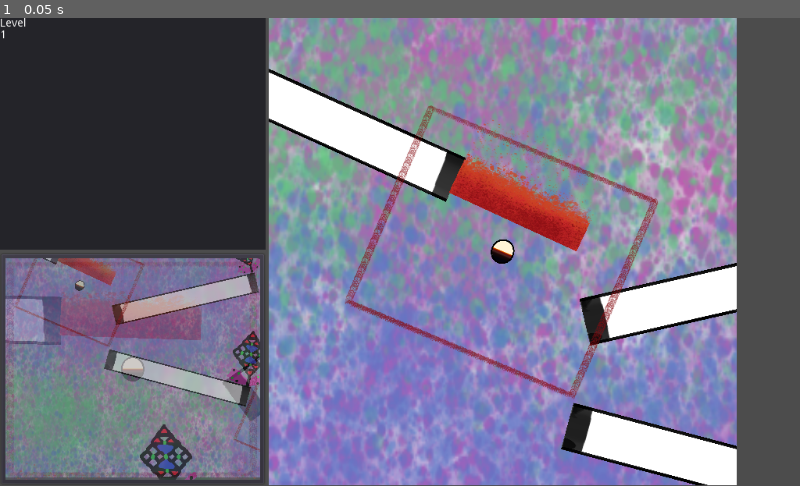
Above: before the commit, frame 1.
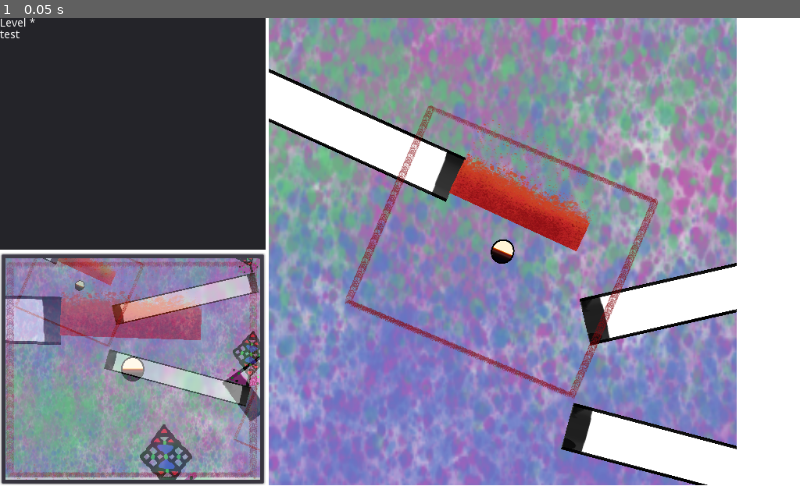
Above: after the commit, the same moment.

Repository: MariusDoe/DropInShapes
Game: Godot game, scene res://UI.tscn
Same seed, same stepped clock (60 frames per second), same inputs: the game is played once before the commit and once after it.
Inputs:
- Up to frame 1 (0.05 s): no input

The runs differ from the first frame. In frame 1, 20% of the frame differs, in the area x 0-100%, y 0-100%.

Commit message:
fixed level transision, opacity problems, added win scene

Diff:
--- /dev/null
+++ b/src/BouncyBall.tscn
@@ -0,0 +1,29 @@
+[gd_scene load_steps=5 format=2]
+
+[ext_resource path="res://Ball.gd" type="Script" id=1]
+[ext_resource path="res://football.webp" type="Texture" id=2]
+
+[sub_resource type="PhysicsMaterial" id=1]
+bounce = 0.7
+
+[sub_resource type="CircleShape2D" id=2]
+radius = 15.8015
+
+[node name="BouncyBall" type="Node2D" groups=[
+"Ball",
+]]
+script = ExtResource( 1 )
+
+[node name="RigidBody2D" type="RigidBody2D" parent="." groups=[
+"Ball",
+]]
+position = Vector2( -1.02667, 0 )
+mass = 10.0
+physics_material_override = SubResource( 1 )
+
+[node name="Sprite" type="Sprite" parent="RigidBody2D"]
+scale = Vector2( 0.03, 0.03 )
+texture = ExtResource( 2 )
+
+[node name="CollisionShape2D" type="CollisionShape2D" parent="RigidBody2D"]
+shape = SubResource( 2 )
--- a/src/GameController.gd
+++ b/src/GameController.gd
@@ -2,12 +2,15 @@
 
 var levels = [
 	preload("res://Level1.tscn"),
-	preload("res://Level2.tscn")
+	preload("res://Level2.tscn"),
 ]
+
+var win_screen = preload("res://WinScreen.tscn")
 
 var level: Level = null
 var level_index = 0
 var camera: CustomCamera
+var richtextlabel: RichTextLabel
 var draw: Draw
 var timer: Timer
 var deathtimer: Timer
@@ -23,6 +26,7 @@
 func _ready():
 	draw = get_node("HBoxContainer/VBoxContainer/DrawPanel/Draw")
 	camera = get_node("HBoxContainer/MainViewportContainer/Viewport/Camera2D")
+	richtextlabel = get_node("HBoxContainer/VBoxContainer/Panel/RichTextLabel")
 	timer = get_node("Timer")
 	deathtimer = get_node("Deathtimer")
 	main_viewport = get_node("HBoxContainer/MainViewportContainer/Viewport")
@@ -30,12 +34,7 @@
 	load_level()
 
 func load_level():
-	if level:
-		clear_added()
-		level.queue_free()
-		level = null
-		audioplayer.queue_free()
-		audioplayer = null
+	unload_level()
 	level = levels[level_index].instance()
 	anchors = []
 	for child in level.get_children():
@@ -55,17 +54,34 @@
 	main_viewport.add_child(level)
 	ui_update_main_viewport()
 
+	richtextlabel.text = level.desc
+
 	add_cameras()
 
 	draw.unlock()
 	set_timer()
+
+func unload_level():
+	if level:
+		draw.clear()
+		clear_added()
+		audioplayer.get_parent().remove_child(audioplayer)
+		audioplayer.queue_free()
+		audioplayer = null
+		level.get_parent().remove_child(level)
+		level.queue_free()
+		level = null
 
 func next_level():
 	level_index += 1
 	if level_index < len(levels):
 		load_level()
 	else:
-		print("WON!")
+		won()
+
+func won():
+	unload_level()
+	get_tree().change_scene_to(win_screen)
 
 func reset():
 	level_index = 0
@@ -138,8 +154,10 @@
 	added_drawn_statics.append(node)
 
 func add_cameras():
+	var opacity = 1.0
 	for anchor in anchors:
-		add_camera(anchor, 1.0 / len(anchors))
+		add_camera(anchor, opacity)
+		opacity /= 2.0
 
 var cameras = []
 
@@ -152,7 +170,7 @@
 	viewport_container.add_child(viewport)
 	viewport_container.modulate = Color(1, 1, 1, opacity)
 	drawPanel.add_child(viewport_container)
-	drawPanel.move_child(viewport_container, 0)
+	drawPanel.move_child(viewport_container, drawPanel.get_child_count() - 2)
 	viewport.world_2d = main_viewport.world_2d
 	viewport.size = size
 	var cam = camera.duplicate(DUPLICATE_SCRIPTS)
--- a/src/Level.gd
+++ b/src/Level.gd
@@ -7,3 +7,5 @@
 export var countdown: float = 20
 
 export var deathcountdown: float = 26
+
+export(String, MULTILINE) var desc: String = "Level *"
--- a/src/Level1.tscn
+++ b/src/Level1.tscn
@@ -13,6 +13,8 @@
 [node name="Level1" type="Node2D"]
 script = ExtResource( 1 )
 view_rect = Rect2( 0, 0, 850, 850 )
+desc = "Level *
+test"
 
 [node name="Obstacle4" parent="." instance=ExtResource( 2 )]
 position = Vector2( 172.285, 162.97 )
--- a/src/UI.tscn
+++ b/src/UI.tscn
@@ -33,12 +33,11 @@
 size_flags_vertical = 3
 
 [node name="RichTextLabel" type="RichTextLabel" parent="HBoxContainer/VBoxContainer/Panel"]
-margin_right = 40.0
-margin_bottom = 40.0
+anchor_right = 1.0
+anchor_bottom = 1.0
 size_flags_horizontal = 3
 size_flags_vertical = 3
-text = "Level
-1"
+text = "Level"
 __meta__ = {
 "_edit_use_anchors_": false
 }
--- /dev/null
+++ b/src/WinScreen.tscn
@@ -0,0 +1,315 @@
+[gd_scene load_steps=7 format=2]
+
+[ext_resource path="res://D2.png" type="Texture" id=1]
+[ext_resource path="res://D1.png" type="Texture" id=2]
+[ext_resource path="res://Rahmen.png" type="Texture" id=3]
+[ext_resource path="res://Obstacle.tscn" type="PackedScene" id=4]
+[ext_resource path="res://BouncyBall.tscn" type="PackedScene" id=5]
+[ext_resource path="res://ThanksForPlaying.png" type="Texture" id=6]
+
+[node name="Node2D" type="Node2D"]
+
+[node name="Ball" parent="." instance=ExtResource( 5 )]
+position = Vector2( 250, 160 )
+
+[node name="Obstacle" parent="." instance=ExtResource( 4 )]
+position = Vector2( 250, 380 )
+scale = Vector2( 1, 0.1 )
+
+[node name="Rahmen" type="Sprite" parent="."]
+position = Vector2( 699.523, 249.122 )
+scale = Vector2( 0.674, 0.5 )
+texture = ExtResource( 3 )
+
+[node name="D1" type="Sprite" parent="."]
+position = Vector2( 529.969, 162.828 )
+rotation = -0.599947
+scale = Vector2( 0.0661333, 0.0673636 )
+texture = ExtResource( 2 )
+
+[node name="D2" type="Sprite" parent="."]
+position = Vector2( 539.89, 175.924 )
+rotation = -0.533519
+scale = Vector2( 0.0661333, 0.0673636 )
+texture = ExtResource( 2 )
+
+[node name="D3" type="Sprite" parent="."]
+position = Vector2( 550.605, 177.114 )
+rotation = 0.602145
+scale = Vector2( 0.0661333, 0.0673636 )
+texture = ExtResource( 2 )
+
+[node name="D4" type="Sprite" parent="."]
+position = Vector2( 564.892, 164.018 )
+rotation = 0.602145
+scale = Vector2( 0.0661333, 0.0673636 )
+texture = ExtResource( 2 )
+
+[node name="D5" type="Sprite" parent="."]
+position = Vector2( 545.446, 192.591 )
+rotation = -0.0425
+scale = Vector2( 0.0661333, 0.0673636 )
+texture = ExtResource( 2 )
+
+[node name="D6" type="Sprite" parent="."]
+position = Vector2( 546.637, 208.862 )
+rotation = -0.0425
+scale = Vector2( 0.0661333, 0.0673636 )
+texture = ExtResource( 2 )
+
+[node name="D29" type="Sprite" parent="."]
+position = Vector2( 737.776, 307.881 )
+rotation = -0.477002
+scale = Vector2( 0.0661333, 0.0673636 )
+texture = ExtResource( 2 )
+
+[node name="D30" type="Sprite" parent="."]
+position = Vector2( 736.909, 288.331 )
+rotation = 0.230672
+scale = Vector2( 0.0661333, 0.0673636 )
+texture = ExtResource( 2 )
+
+[node name="D31" type="Sprite" parent="."]
+position = Vector2( 738.79, 328.971 )
+rotation = -0.139019
+scale = Vector2( 0.0661333, 0.0673636 )
+texture = ExtResource( 2 )
+
+[node name="D32" type="Sprite" parent="."]
+position = Vector2( 735.21, 347.767 )
+rotation = 0.101311
+scale = Vector2( 0.0661333, 0.0673636 )
+texture = ExtResource( 2 )
+
+[node name="D44" type="Sprite" parent="."]
+position = Vector2( 890.15, 295.253 )
+rotation = -0.210458
+scale = Vector2( 0.0661333, 0.0673636 )
+texture = ExtResource( 2 )
+
+[node name="D48" type="Sprite" parent="."]
+position = Vector2( 891.833, 308.723 )
+rotation = -0.210458
+scale = Vector2( 0.0661333, 0.0673636 )
+texture = ExtResource( 2 )
+
+[node name="D45" type="Sprite" parent="."]
+position = Vector2( 885.355, 277.387 )
+rotation = -0.135077
+scale = Vector2( 0.0661333, 0.0673636 )
+texture = ExtResource( 2 )
+
+[node name="D46" type="Sprite" parent="."]
+position = Vector2( 897.618, 279.021 )
+rotation = -0.139019
+scale = Vector2( 0.0661333, 0.0673636 )
+texture = ExtResource( 2 )
+
+[node name="D47" type="Sprite" parent="."]
+position = Vector2( 890.11, 344.4 )
+rotation = 3.24125
+scale = Vector2( 0.0661333, 0.0673636 )
+texture = ExtResource( 2 )
+
+[node name="D13" type="Sprite" parent="."]
+position = Vector2( 684.307, 162.266 )
+rotation = -0.085594
+scale = Vector2( 0.0661333, 0.0673636 )
+texture = ExtResource( 2 )
+
+[node name="D14" type="Sprite" parent="."]
+position = Vector2( 684.407, 186.587 )
+rotation = -0.321952
+scale = Vector2( 0.0661333, 0.0673636 )
+texture = ExtResource( 2 )
+
+[node name="D15" type="Sprite" parent="."]
+position = Vector2( 733.566, 194.512 )
+rotation = 3.18846
+scale = Vector2( 0.0661333, 0.0673636 )
+texture = ExtResource( 2 )
+
+[node name="D16" type="Sprite" parent="."]
+position = Vector2( 733.822, 165.141 )
+rotation = 2.84949
+scale = Vector2( 0.0661333, 0.0673636 )
+texture = ExtResource( 2 )
+
+[node name="D17" type="Sprite" parent="."]
+position = Vector2( 716.902, 211.954 )
+rotation = -2.01886
+scale = Vector2( 0.0661333, 0.0673636 )
+texture = ExtResource( 2 )
+
+[node name="D18" type="Sprite" parent="."]
+position = Vector2( 693.679, 206.617 )
+rotation = -0.913358
+scale = Vector2( 0.0661333, 0.0673636 )
+texture = ExtResource( 2 )
+
+[node name="D7" type="Sprite" parent="."]
+position = Vector2( 617.527, 168.032 )
+rotation = 0.816438
+scale = Vector2( 0.0511485, 0.0587326 )
+texture = ExtResource( 1 )
+
+[node name="D8" type="Sprite" parent="."]
+position = Vector2( 606.29, 186.761 )
+rotation = 0.122578
+scale = Vector2( 0.0511485, 0.0587326 )
+texture = ExtResource( 1 )
+
+[node name="D9" type="Sprite" parent="."]
+position = Vector2( 611.534, 208.112 )
+rotation = -0.563395
+scale = Vector2( 0.0511485, 0.0587326 )
+texture = ExtResource( 1 )
+
+[node name="D10" type="Sprite" parent="."]
+position = Vector2( 636.256, 170.28 )
+rotation = -0.507257
+scale = Vector2( 0.0511485, 0.0587326 )
+texture = ExtResource( 1 )
+
+[node name="D11" type="Sprite" parent="."]
+position = Vector2( 641.875, 187.51 )
+rotation = 0.122578
+scale = Vector2( 0.0511485, 0.0587326 )
+texture = ExtResource( 1 )
+
+[node name="D12" type="Sprite" parent="."]
+position = Vector2( 635.507, 207.738 )
+rotation = 0.549599
+scale = Vector2( 0.0511485, 0.0587326 )
+texture = ExtResource( 1 )
+
+[node name="D19" type="Sprite" parent="."]
+position = Vector2( 601.252, 303.85 )
+rotation = -0.269145
+scale = Vector2( 0.0511485, 0.0587326 )
+texture = ExtResource( 1 )
+
+[node name="D20" type="Sprite" parent="."]
+position = Vector2( 611.06, 325.666 )
+rotation = -0.475516
+scale = Vector2( 0.0511485, 0.0587326 )
+texture = ExtResource( 1 )
+
+[node name="D21" type="Sprite" parent="."]
+position = Vector2( 623.039, 346.175 )
+rotation = -0.563395
+scale = Vector2( 0.0511485, 0.0587326 )
+texture = ExtResource( 1 )
+
+[node name="D22" type="Sprite" parent="."]
+position = Vector2( 654.496, 326.302 )
+rotation = -0.401297
+scale = Vector2( 0.0511485, 0.0587326 )
+texture = ExtResource( 1 )
+
+[node name="D25" type="Sprite" parent="."]
+position = Vector2( 661.792, 342.578 )
+rotation = -0.409617
+scale = Vector2( 0.0511485, 0.0587326 )
+texture = ExtResource( 1 )
+
+[node name="D26" type="Sprite" parent="."]
+position = Vector2( 674.139, 344.542 )
+rotation = -2.58479
+scale = Vector2( 0.0511485, 0.0587326 )
+texture = ExtResource( 1 )
+
+[node name="D27" type="Sprite" parent="."]
+position = Vector2( 684.522, 321.812 )
+rotation = -2.75112
+scale = Vector2( 0.0511485, 0.0587326 )
+texture = ExtResource( 1 )
+
+[node name="D28" type="Sprite" parent="."]
+position = Vector2( 689.854, 301.047 )
+rotation = -3.03611
+scale = Vector2( 0.0511485, 0.0587326 )
+texture = ExtResource( 1 )
+
+[node name="D33" type="Sprite" parent="."]
+position = Vector2( 776.002, 339.491 )
+rotation = -2.75168
+scale = Vector2( 0.0511485, 0.0587326 )
+texture = ExtResource( 1 )
+
+[node name="D34" type="Sprite" parent="."]
+position = Vector2( 783.298, 316.2 )
+rotation = -2.82244
+scale = Vector2( 0.0511485, 0.0587326 )
+texture = ExtResource( 1 )
+
+[node name="D35" type="Sprite" parent="."]
+position = Vector2( 787.227, 294.031 )
+rotation = -3.03611
+scale = Vector2( 0.0511485, 0.0587326 )
+texture = ExtResource( 1 )
+
+[node name="D36" type="Sprite" parent="."]
+position = Vector2( 798.171, 283.648 )
+rotation = -0.476992
+scale = Vector2( 0.0511485, 0.0587326 )
+texture = ExtResource( 1 )
+
+[node name="D37" type="Sprite" parent="."]
+position = Vector2( 809.957, 303.853 )
+rotation = -0.413943
+scale = Vector2( 0.0511485, 0.0587326 )
+texture = ExtResource( 1 )
+
+[node name="D38" type="Sprite" parent="."]
+position = Vector2( 818.375, 322.654 )
+rotation = -0.341573
+scale = Vector2( 0.0511485, 0.0587326 )
+texture = ExtResource( 1 )
+
+[node name="D39" type="Sprite" parent="."]
+position = Vector2( 823.707, 338.649 )
+rotation = -0.199327
+scale = Vector2( 0.0511485, 0.0587326 )
+texture = ExtResource( 1 )
+
+[node name="D40" type="Sprite" parent="."]
+position = Vector2( 836.054, 340.333 )
+rotation = -2.44042
+scale = Vector2( 0.0511485, 0.0587326 )
+texture = ExtResource( 1 )
+
+[node name="D41" type="Sprite" parent="."]
+position = Vector2( 846.156, 318.725 )
+rotation = -2.73224
+scale = Vector2( 0.0511485, 0.0587326 )
+texture = ExtResource( 1 )
+
+[node name="D42" type="Sprite" parent="."]
+position = Vector2( 852.049, 295.995 )
+rotation = -3.06705
+scale = Vector2( 0.0511485, 0.0587326 )
+texture = ExtResource( 1 )
+
+[node name="D43" type="Sprite" parent="."]
+position = Vector2( 852.33, 277.194 )
+rotation = -3.06705
+scale = Vector2( 0.0511485, 0.0587326 )
+texture = ExtResource( 1 )
+
+[node name="D23" type="Sprite" parent="."]
+position = Vector2( 642.436, 326.134 )
+rotation = -2.75387
+scale = Vector2( 0.0511485, 0.0587326 )
+texture = ExtResource( 1 )
+
+[node name="D24" type="Sprite" parent="."]
+position = Vector2( 632.981, 345.239 )
+rotation = 3.55698
+scale = Vector2( 0.0511485, 0.0587326 )
+texture = ExtResource( 1 )
+
+[node name="ThanksForPlaying" type="Sprite" parent="."]
+position = Vector2( 519.267, 486.063 )
+scale = Vector2( 0.36063, 0.36063 )
+texture = ExtResource( 6 )
--- a/src/project.godot
+++ b/src/project.godot
@@ -79,4 +79,5 @@
 
 [rendering]
 
+environment/default_clear_color=Color( 1, 1, 1, 1 )
 environment/default_environment="res://default_env.tres"
Binary file added: src/ThanksForPlaying.png
Not shown, added: src/ThanksForPlaying.png.import
Not shown, added: src/ThanksForPlaying.blend
Not shown, added: src/ThanksForPlaying.blend1
